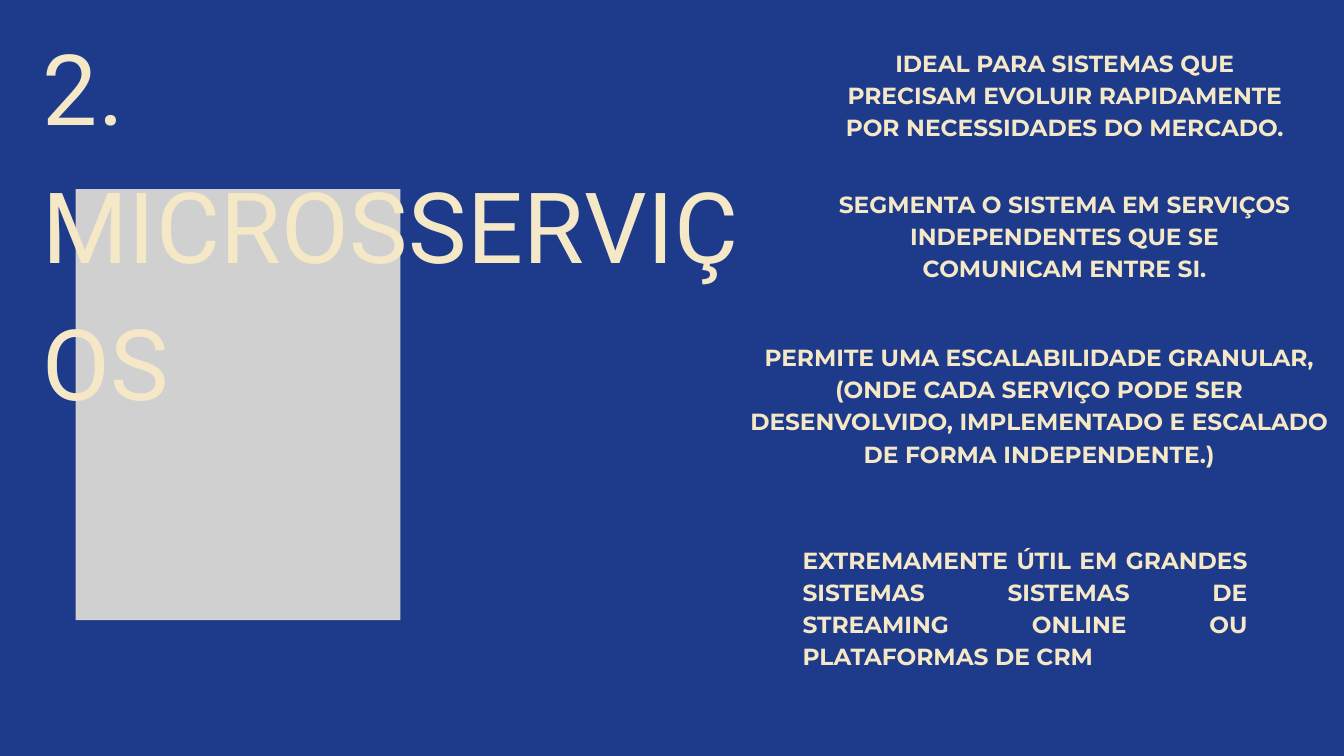
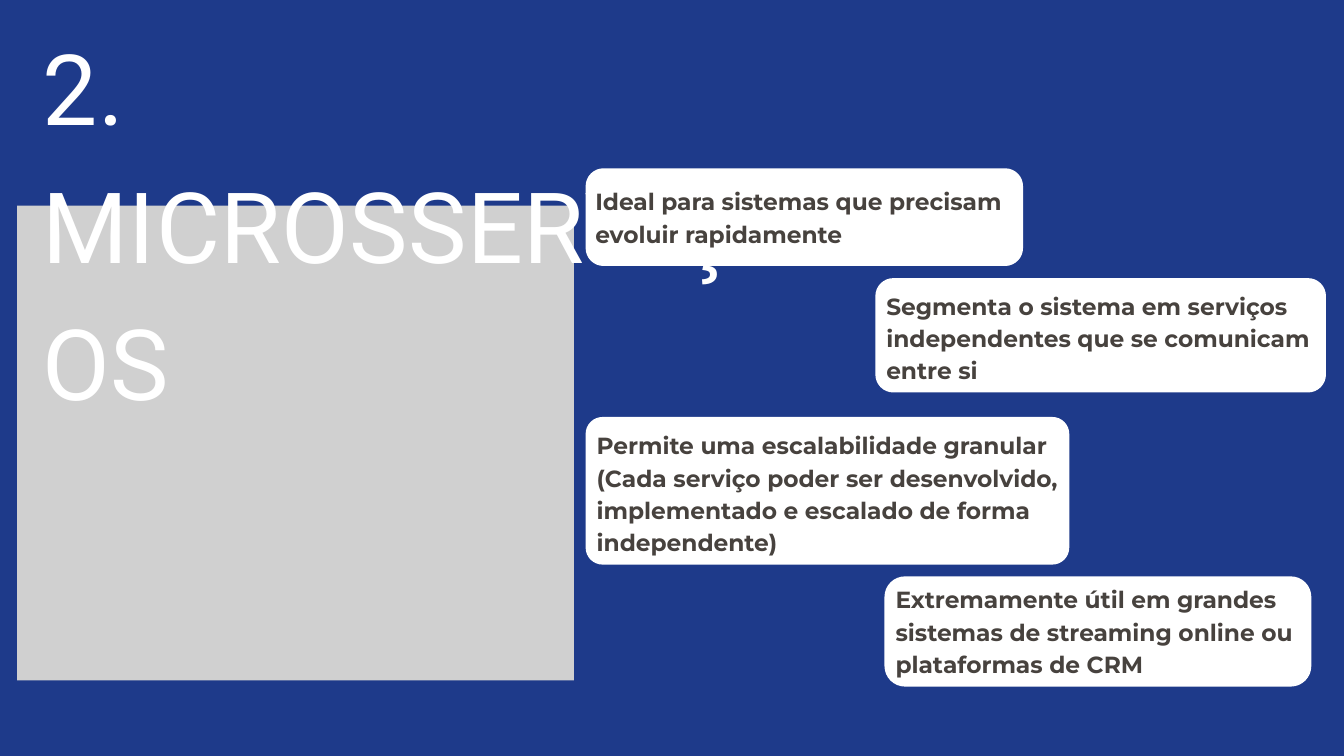
Before and after one commit to Liche008/Eng-Soft2-Grupo2, a slide deck: slide 8 of Apresentacao.pptx. Drawn at 1344x756 pixels with LibreOffice and Linux fonts; fonts in the diff are those of the drawing; grey boxes stand for pictures. Boxes give left, top, right and bottom in pixels: in the first picture for what was removed or moved away, otherwise in the second. Text is boxed around its words. In the diff, an @@ line names an element or a change of style, - is before the commit and + after.

```diff
--- a/Apresentacao.pptx
+++ b/Apresentacao.pptx
@@ text "2. MICROSSERVIÇOS" at (43, 54, 125, 126): text colour #F5E8C7 to #FFFFFF @@
@@ freeform shape added at (585, 168, 1023, 265), fill #FFFFFF @@
@@ picture added at (17, 206, 574, 681) @@
@@ picture removed at (75, 189, 400, 620) @@
@@ text at (595, 191, 1002, 248): text changed; text colour #F5E8C7 to #47423E @@
-IDEAL PARA SISTEMAS QUE PRECISAM EVOLUIR RAPIDAMENTE POR NECESSIDADES DO MERCADO.
+Ideal para sistemas que precisam evoluir rapidamente
@@ freeform shape added at (876, 278, 1327, 392), fill #FFFFFF @@
@@ text at (886, 296, 1309, 379): text changed; text colour #F5E8C7 to #47423E @@
-SEGMENTA O SISTEMA EM SERVIÇOS INDEPENDENTES QUE SE COMUNICAM ENTRE SI.
+Segmenta o sistema em serviços independentes que se comunicam entre si
@@ freeform shape added at (585, 417, 1069, 564), fill #FFFFFF @@
@@ text at (597, 435, 1058, 556): text changed; text colour #F5E8C7 to #47423E @@
-PERMITE UMA ESCALABILIDADE GRANULAR, (ONDE CADA SERVIÇO PODE SER DESENVOLVIDO, IMPLEMENTADO E ESCALADO DE FORMA INDEPENDENTE.)
+Permite uma escalabilidade granular (Cada serviço poder ser desenvolvido, implementado e escalado de forma independente)
@@ freeform shape added at (884, 577, 1311, 687), fill #FFFFFF @@
@@ text at (896, 589, 1292, 678): text changed; text colour #F5E8C7 to #47423E @@
-EXTREMAMENTE ÚTIL EM GRANDES SISTEMAS SISTEMAS DE STREAMING ONLINE OU PLATAFORMAS DE CRM
+Extremamente útil em grandes sistemas de streaming online ou plataformas de CRM
```
Also in this commit, not shown: 10 other slides changed, 7 slides added, 7 slides removed.
